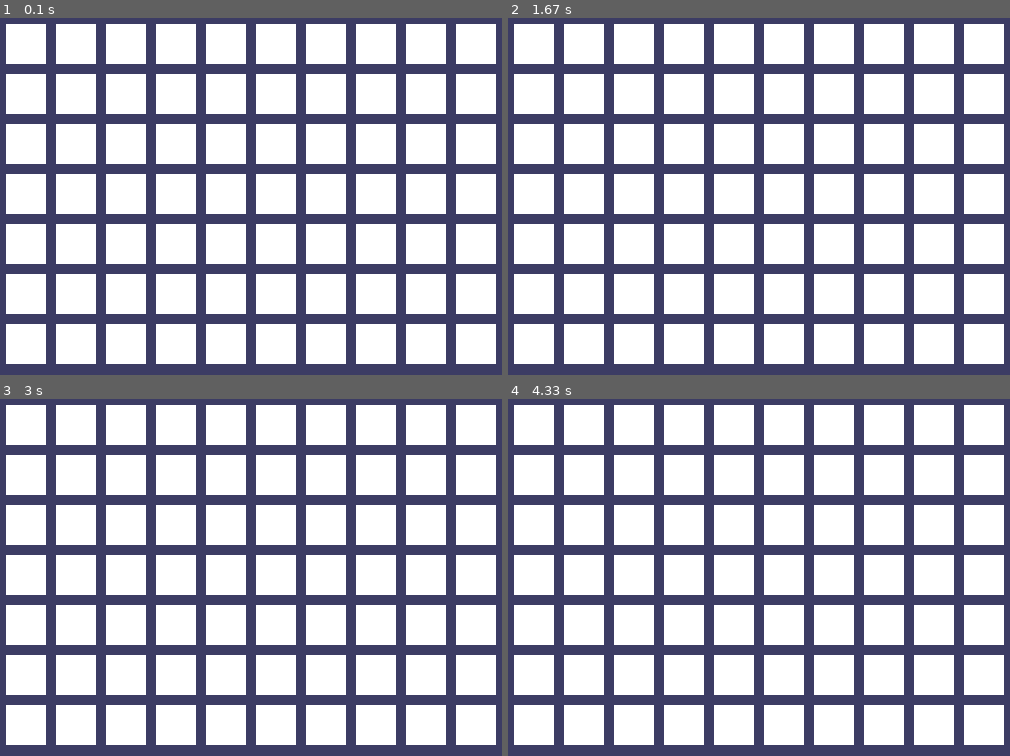
Above: before the commit, frames 1-4 (two rows, left to right).
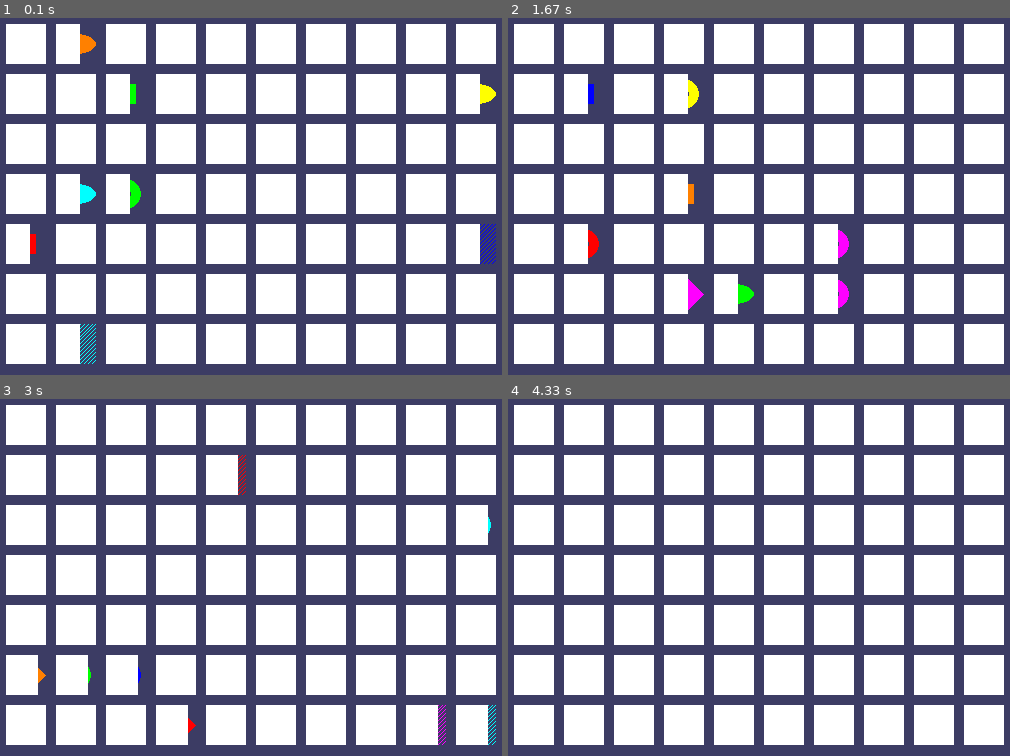
Above: after the commit, the same moments.

Repository: ptsouth97/SummerProjects
Game: pygame game, started from Week2/Day4/MemoryPuzzle2.py
Two runs of this game, one before a commit and one after it. Both use one fixed random seed, a clock stepped at 60 frames per second and the inputs below.
Inputs:
- Up to frame 1 (0.1 s): no input
- Up to frame 2 (1.67 s): no input
- Up to frame 3 (3 s): no input
- Up to frame 4 (4.33 s): no input

The runs differ from the first frame. In frame 1, 2.9% of the frame differs, in the area x 5-99%, y 1-97%; in frame 2, 2.9%; in frame 3, 1.4%; in frame 4, nothing differs.

Commit message:
minor changes

Diff:
--- /dev/null
+++ b/Game/PunchOut.py
@@ -0,0 +1,43 @@
+#!/usr/bin/python3.6
+
+import pygame, sys
+from pygame.locals import *
+
+FPS = 30
+WINDOWWIDTH = 1200
+WINDOWHEIGHT = 900
+
+# Load images
+deepak = pygame.image.load('deepakchopra.png')
+
+# Colors
+WHITE = (255, 255, 255)
+BLACK = (  0,   0,   0)
+RED   = (255,   0,   0)
+GREEN = (  0, 255,   0)
+BLUE  = (  0,   0, 255)
+BGCOLOR = BLUE
+
+def main():
+	global FPSCLOCK, DISPLAYSURF
+	pygame.init()  										# activates Pygame, always the first command after import statements
+	DISPLAYSURF = pygame.display.set_mode((WINDOWWIDTH, WINDOWHEIGHT))
+	FPSCLOCK = pygame.time.Clock()
+	pygame.display.set_caption('caption goes here')		# sets the text at the top of the window
+	DISPLAYSURF.fill(BGCOLOR)
+
+	while True:  										# main game loop: 1) handles events, 2) updates game state, 3) draws game state to screen
+		DISPLAYSURF.fill(BGCOLOR)
+		DISPLAYSURF.blit(deepak, (10,10))
+
+		for event in pygame.event.get():				# event handling:
+			if event.type == QUIT or (event.type == KEYUP and event.key == K_ESCAPE):
+				pygame.quit()							# deactivates Pygame...opposite of pygame.init()
+				sys.exit()								# terminates program
+
+
+		pygame.display.update()							# draws the surface object held by the DISPLAYSURF variable
+		FPSCLOCK.tick(FPS)
+
+if __name__ == '__main__':
+	main()
--- /dev/null
+++ b/Game/PygameTemplate.py
@@ -0,0 +1,36 @@
+#!/usr/bin/python3.6
+
+import pygame, sys
+from pygame.locals import *
+
+FPS = 30
+WINDOWWIDTH = 400
+WINDOWHEIGHT = 300
+
+# Colors
+WHITE = (255, 255, 255)
+BLACK = (  0,   0,   0)
+RED   = (255,   0,   0)
+GREEN = (  0, 255,   0)
+BLUE  = (  0,   0, 255)
+BGCOLOR = WHITE
+
+def main():
+	global FPSCLOCK, DISPLAYSURF
+	pygame.init()  										# activates Pygame, always the first command after import statements
+	DISPLAYSURF = pygame.display.set_mode((WINDOWWIDTH, WINDOWHEIGHT))
+	FPSCLOCK = pygame.time.Clock()
+	pygame.display.set_caption('caption goes here')		# sets the text at the top of the window
+	DISPLAYSURF.fill(BGCOLOR)
+
+	while True:  										# main game loop: 1) handles events, 2) updates game state, 3) draws game state to screen
+		DISPLAYSURF.fill(BGCOLOR)
+		for event in pygame.event.get():				# event handling:
+			if event.type == QUIT or (event.type == KEYUP and event.key == K_ESCAPE):
+				pygame.quit()							# deactivates Pygame...opposite of pygame.init()
+				sys.exit()								# terminates program
+		pygame.display.update()							# draws the surface object held by the DISPLAYSURF variable
+		FPSCLOCK.tick(FPS)
+
+if __name__ == '__main__':
+	main()
--- /dev/null
+++ b/Week1/Day2/eventExamples.py
@@ -0,0 +1,32 @@
+#!/usr/bin/python3.6
+
+import pygame, sys
+from pygame.locals import *
+
+pygame.init()  										# activates Pygame, always the first command after import statements
+DISPLAYSURF = pygame.display.set_mode((400, 300))	# creates a surface object of size width x height
+pygame.display.set_caption('Hello World!')			# sets the text at the top of the window
+
+mousex = 0
+mousey = 0
+
+while True:  										# main game loop: 1) handles events, 2) updates game state, 3) draws game state to screen
+	for event in pygame.event.get():				# event handling: get() makes a list and for loop checks to see if certain events have occurred
+		if event.type == QUIT:
+			pygame.quit()							# deactivates Pygame...opposite of pygame.init()
+			sys.exit()								# terminates program
+		elif event.type == MOUSEMOTION:
+			mousex, mousey = event.pos
+		elif event.type == MOUSEBUTTONUP:
+			print('Hey you clicked me!')
+			pygame.time.wait(500)
+		elif event.type == KEYDOWN:
+			if event.key in (K_UP, K_w):
+				print('You pressed up')
+				pygame.time.wait(500)
+			if event.key in (K_DOWN, K_s):
+				print('You pressed down')
+				pygame.time.wait(500)
+
+	print('{}, {}'.format(mousex, mousey))
+	pygame.display.update()							# draws the surface object held by the DISPLAYSURF variable
--- /dev/null
+++ b/Week1/Day4/eventMoveCat.py
@@ -0,0 +1,63 @@
+#!/usr/bin/python3.6
+
+import pygame, sys
+from pygame.locals import *
+
+pygame.init()  													# activates Pygame, always the first command after import statements
+
+FPS = 30														# frames per second setting
+fpsClock = pygame.time.Clock()
+
+# set up the window
+DISPLAYSURF = pygame.display.set_mode((400, 300), 0, 32)		# creates a surface object of size width x height
+pygame.display.set_caption('Animation')							# sets the text at the top of the window
+
+WHITE = (255, 255, 255)
+RED =   (255,   0,   0)
+
+fireball = pygame.image.load('fireball.png')
+catImg = pygame.image.load('cat.png')
+catx = 10
+caty = 10
+ballx = 380
+bally = 150
+balldirection = 'left'
+
+while True:  													# main game loop: 1) handles events, 2) updates game state, 3) draws game state to screen
+	DISPLAYSURF.fill(WHITE)
+	DISPLAYSURF.blit(catImg, (catx, caty))						# blit: draws contents of surface to another... copy cat image to surface object
+
+	if balldirection == 'left':
+		pygame.draw.circle(DISPLAYSURF, RED, (ballx, bally), 20)
+		ballx -= 5
+		if ballx <=20:
+			balldirection = 'right'
+
+	if balldirection == 'right':
+		pygame.draw.circle(DISPLAYSURF, RED, (ballx, bally), 20)
+		ballx += 5
+		if ballx >=380:
+			balldirection = 'left'
+
+	for event in pygame.event.get():							# event handling: checks to see if certain events have occurred
+		if event.type == QUIT:
+			pygame.quit()										# deactivates Pygame...opposite of pygame.init()
+			sys.exit()											# terminates program
+		elif event.type == KEYDOWN:
+			if event.key in (K_RIGHT, K_d):
+				if catx <= 280:
+					catx +=10
+			if event.key in (K_LEFT, K_a):
+				if catx >= 10:
+					catx -=10
+			if event.key in (K_UP, K_w):
+				if caty >= 10:
+					caty -=10
+			if event.key in (K_DOWN, K_s):
+				if caty <= 220:
+					caty +=10
+			if event.key in (K_SPACE, K_x):
+				DISPLAYSURF.blit(fireball, (catx-60, caty))
+
+	pygame.display.update()										# draws the surface object held by the DISPLAYSURF variable
+	fpsClock.tick(FPS)
--- /dev/null
+++ b/Week1/Day4/joystickCat.py
@@ -0,0 +1,128 @@
+#!/usr/bin/python3.6
+
+import pygame, sys
+from pygame.locals import *
+
+pygame.init()  													# activates Pygame, always the first command after import statements
+
+pygame.mixer.music.load('galactic-chase.wav')
+pygame.mixer.music.play(-1, 0.0)
+
+joystick_count = pygame.joystick.get_count()
+if joystick_count == 0:
+	# No joysticks!
+	print('Error, I did not find any joysticks.')
+else:
+	my_joystick = pygame.joystick.Joystick(0)
+	my_joystick.init()
+
+
+
+FPS = 30														# frames per second setting
+fpsClock = pygame.time.Clock()
+
+# set up the window
+DISPLAYSURF = pygame.display.set_mode((400, 300), 0, 32)		# creates a surface object of size width x height
+pygame.display.set_caption('Animation')							# sets the text at the top of the window
+
+WHITE = (255, 255, 255)
+RED =   (255,   0,   0)
+
+fireball = pygame.image.load('fireball.png')
+catImg = pygame.image.load('cat.png')
+catx = 10
+caty = 10
+ballx = 380
+bally = 150
+balldirection = 'left'
+jump = False
+
+
+while True:														# main game loop: 1) handles events, 2) updates game state, 3) draws game state to screen
+	DISPLAYSURF.fill(WHITE)
+	DISPLAYSURF.blit(catImg, (catx, caty))						# blit: draws contents of surface to another... copy cat image to surface object
+
+	if balldirection == 'left':
+		pygame.draw.circle(DISPLAYSURF, RED, (ballx, bally), 20)
+		ballx -= 5
+		if ballx <=20:
+			balldirection = 'right'
+
+	if balldirection == 'right':
+		pygame.draw.circle(DISPLAYSURF, RED, (ballx, bally), 20)
+		ballx += 5
+		if ballx >=380:
+			balldirection = 'left'
+
+	for event in pygame.event.get():							# event handling: checks to see if certain events have occurred
+		if event.type == QUIT or my_joystick.get_button(8) > 0:
+			pygame.mixer.music.stop()
+			pygame.quit()										# deactivates Pygame...opposite of pygame.init()
+			sys.exit()											# terminates program
+		elif event.type == KEYDOWN:
+			if event.key in (K_RIGHT, K_d):
+				if catx <= 280:
+					catx +=10
+			if event.key in (K_LEFT, K_a):
+				if catx >= 10:
+					catx -=10
+			if event.key in (K_UP, K_w):
+				if caty >= 10:
+					caty -=10
+			if event.key in (K_DOWN, K_s):
+				if caty <= 220:
+					caty +=10
+			if event.key in (K_SPACE, K_x):
+				DISPLAYSURF.blit(fireball, (catx-60, caty))
+
+		elif event.type == pygame.JOYBUTTONDOWN:
+			# FIREBALL
+			X = my_joystick.get_button(0)
+			if X > 0:
+				DISPLAYSURF.blit(fireball, (catx-60, caty))
+
+			# JUMP
+			A = my_joystick.get_button(1)
+			if A > 0:
+				caty -= 10
+				jump=True
+				pygame.display.update()
+				fpsClock.tick(FPS)
+
+				pygame.time.wait(250)
+				catx += 10
+				pygame.display.update()
+				fpsClock.tick(FPS)
+				'''break'''
+
+
+			# UNDECIDED BUTTONS
+			B = my_joystick.get_button(2)
+			Y = my_joystick.get_button(3)
+
+			# EXIT
+			select = my_joystick.get_button(8)
+
+			# PAUSE
+			start = my_joystick.get_button(9)
+			'''if start > 0:
+				pause = True
+				paused()'''
+
+		elif event.type == pygame.JOYAXISMOTION:
+
+			leftRight = my_joystick.get_axis(0)
+			if leftRight > 0:
+				catx += 10
+			if leftRight < 0:
+				catx -= 10
+
+			upDown= my_joystick.get_axis(1)
+			if upDown > 0:
+				caty += 10
+			if upDown < 0:
+				caty -= 10
+
+
+	pygame.display.update()										# draws the surface object held by the DISPLAYSURF variable
+	fpsClock.tick(FPS)
--- a/Week2/Day4/MemoryPuzzle2.py
+++ b/Week2/Day4/MemoryPuzzle2.py
@@ -1,8 +1,7 @@
 #!/usr/bin/python3.6
 # Memory Puzzle
 # By Al Sweigart al@inventwithpython.com
-# http://inventwithpython.com/pygame
-
+# http://inventwithpython.com/pygame ; Released under a "Simplified BSD" license
 
 import random, pygame, sys
 from pygame.locals import *
@@ -36,11 +35,11 @@
 BOXCOLOR = WHITE
 HIGHLIGHTCOLOR = BLUE
 
-DONUT = 'donut'
-SQUARE = 'square'
-DIAMOND = 'diamond'
-LINES = 'lines'
-OVAL = 'oval'
+DONUT = 	'donut'
+SQUARE = 	'square'
+DIAMOND = 	'diamond'
+LINES = 	'lines'
+OVAL = 		'oval'
 
 ALLCOLORS = (RED, GREEN, BLUE, YELLOW, ORANGE, PURPLE, CYAN)
 ALLSHAPES = (DONUT, SQUARE, DIAMOND, LINES, OVAL)
@@ -60,6 +59,7 @@
 	revealedBoxes = generateRevealedBoxesData(False)
 
 	firstSelection = None # stores the (x, y) of the first box clicked
+
 	DISPLAYSURF.fill(BGCOLOR)
 	startGameAnimation(mainBoard)
 
@@ -256,7 +256,7 @@
 	boxes = []
 	for x in range(BOARDWIDTH):
 		for y in range(BOARDHEIGHT):
-			board.append( (x, y) )
+			boxes.append( (x, y) )
 	random.shuffle(boxes)
 	boxGroups = splitIntoGroupsOf(8, boxes)
 
Binary file added: Game/deepakchopra.png
Binary file added: Game/deepakchopra2015-400x400.png
Binary file added: Week1/Day4/ball.png
Binary file added: Week1/Day4/deepakchopra2015-400x400.jpg
Binary file added: Week1/Day4/deepakchopra2015-400x400.png
Binary file added: Week1/Day4/fireball.png
Not shown, added: Week1/Day4/.joystickCat.py.swp
Not shown, added: Week1/Day4/deepakchopra2015-400x400.xcf
Not shown, added: Week1/Day4/galactic-chase.wav
